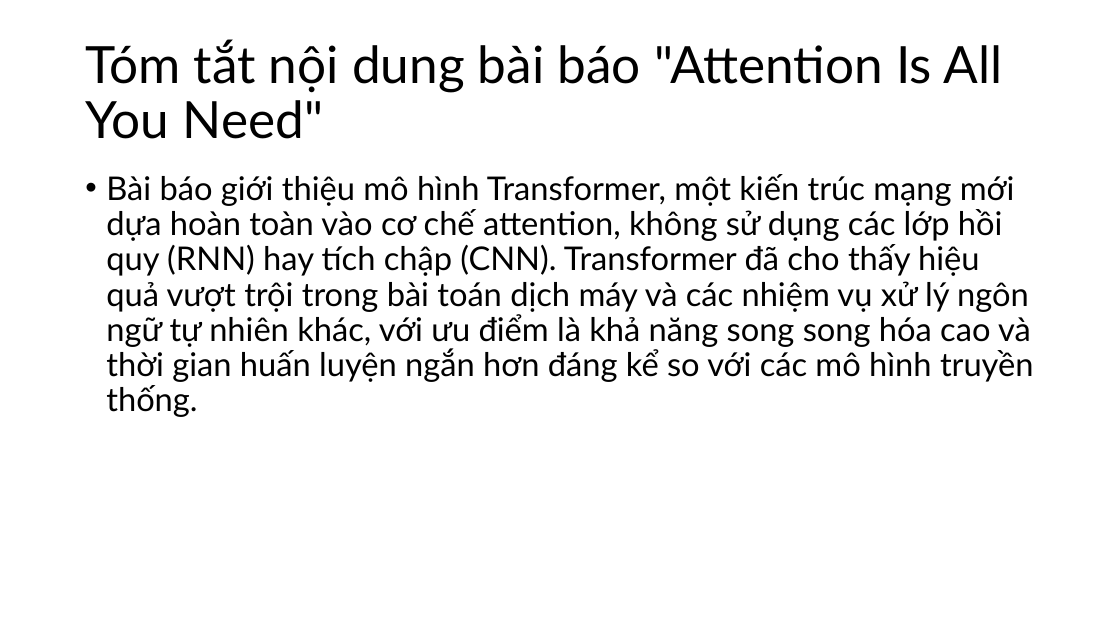
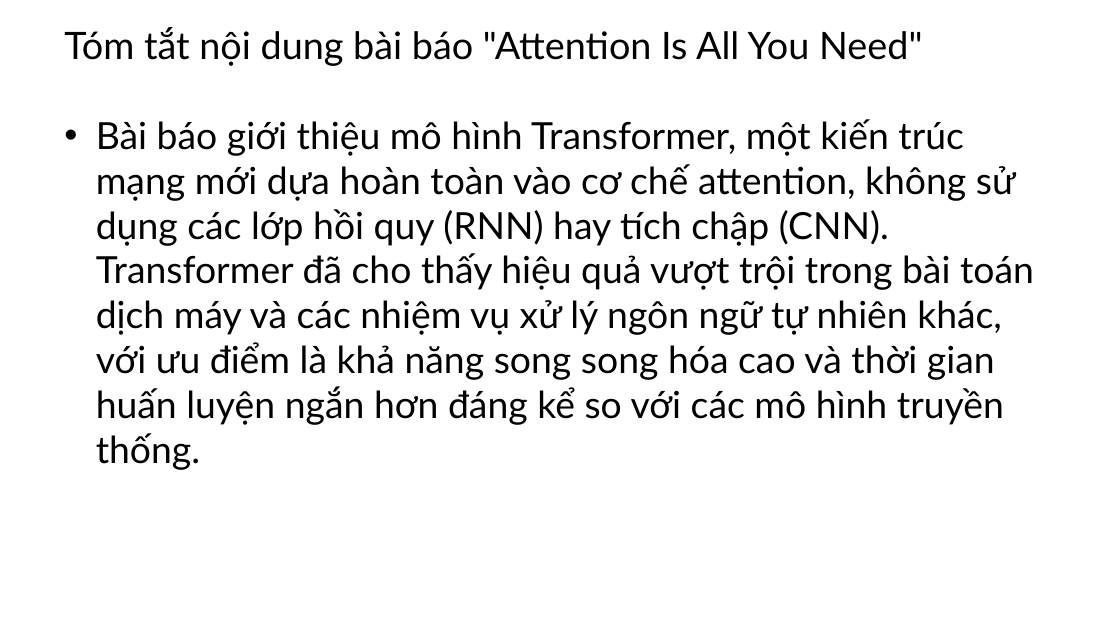
Before and after one commit to thanhtai9606/lab-master, a slide deck: slide 2 of lab/all you need/Attention Is All You Need.pptx. Drawn at 1120x630 pixels with LibreOffice and Linux fonts; fonts in the diff are those of the drawing; background and template pictures are left out. Boxes give left, top, right and bottom in pixels: in the first picture for what was removed or moved away, otherwise in the second. Text is boxed around its words. In the diff, an @@ line names an element or a change of style, - is before the commit and + after.

```diff
--- a/lab/all you need/Attention Is All You Need.pptx
+++ b/lab/all you need/Attention Is All You Need.pptx
@@ title "Tóm tắt nội dung bài ...": place and size @@
-title "Tóm tắt nội dung bài ..." at <box>85,39,1003,139</box>
+title "Tóm tắt nội dung bài ..." at <box>64,27,922,66</box>
@@ title "Tóm tắt nội dung bài ..." at <box>64,27,922,66</box>: size 44 to 32.4 pt; line spacing 0.9 to 1 @@
@@ text "Bài báo giới thiệu mô ...": place and size @@
-text "Bài báo giới thiệu mô ..." at <box>106,174,1034,417</box>
+text "Bài báo giới thiệu mô ..." at <box>96,119,1034,470</box>
@@ text "Bài báo giới thiệu mô ..." at <box>96,119,1034,470</box>: size 28 to 32 pt; indent changed; line spacing 0.9 to 1; less space between paragraphs @@
```
Also in this commit, not shown: 14 other slides changed, 1 slide removed, 4 other files.
